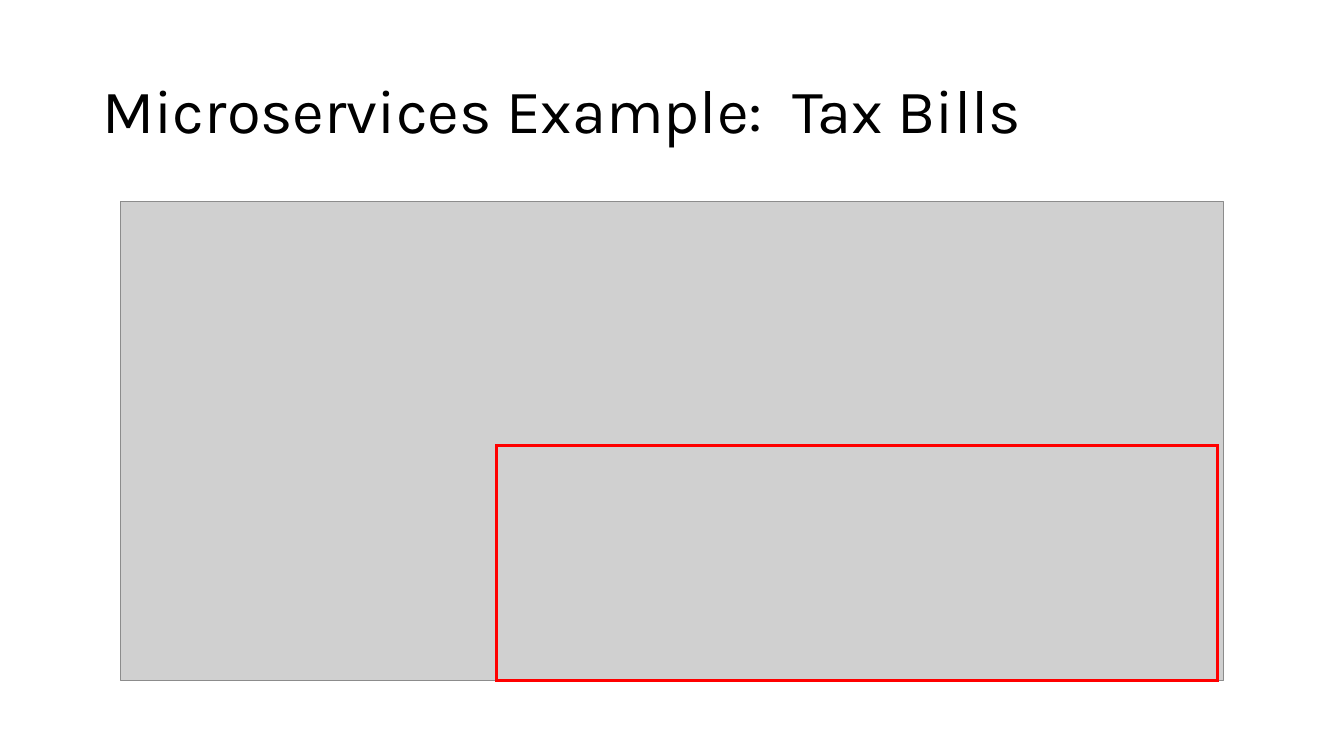
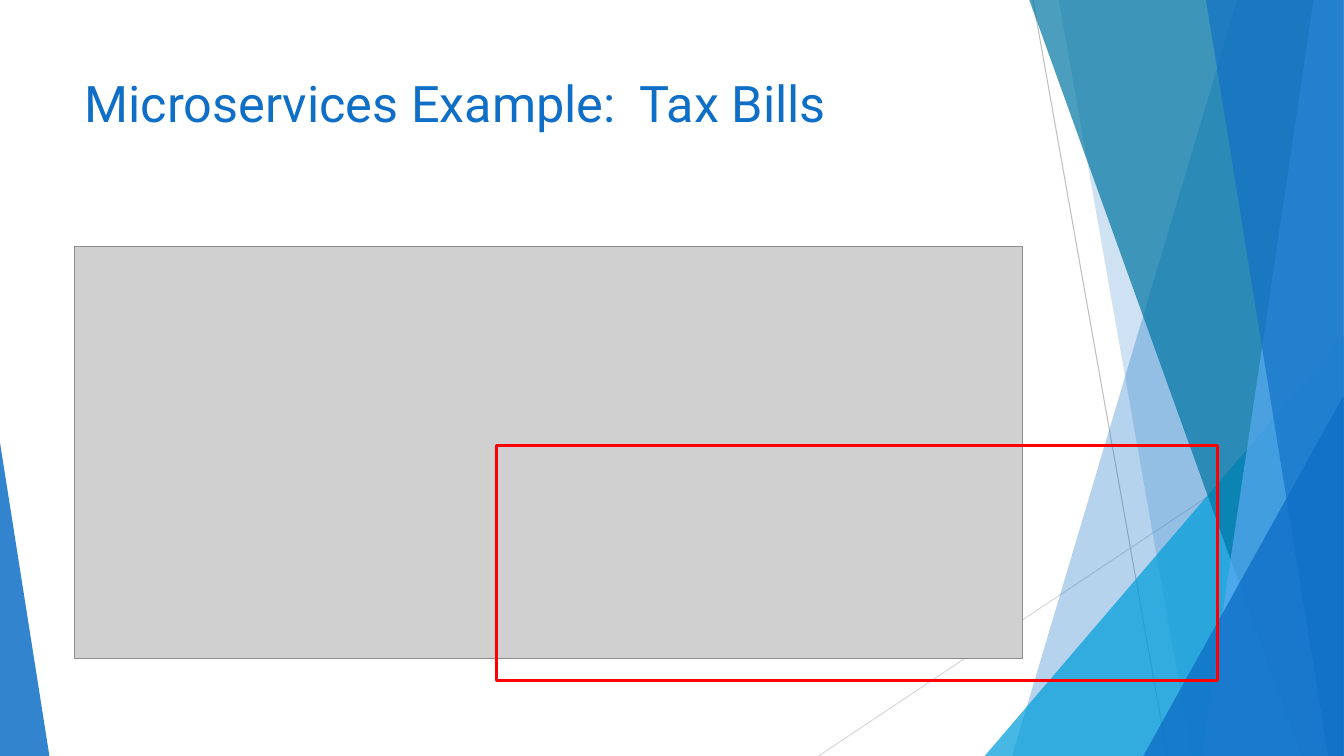
Before and after one commit to ericburcham/cloud-patterns-and-practices, a slide deck: slide 53 of presentation.pptx. Drawn at 1344x756 pixels with LibreOffice and Linux fonts; fonts in the diff are those of the drawing; grey boxes stand for pictures. Boxes give left, top, right and bottom in pixels: in the first picture for what was removed or moved away, otherwise in the second. Text is boxed around its words. In the diff, an @@ line names an element or a change of style, - is before the commit and + after.

Commit message:
style the presentation

```diff
--- a/presentation.pptx
+++ b/presentation.pptx
@@ title "Microservices Example: Tax Bills": place and size @@
-title "Microservices Example: Tax Bills" at <box>102,90,1021,148</box>
+title "Microservices Example: Tax Bills" at <box>85,84,826,133</box>
@@ title "Microservices Example: Tax Bills" at <box>85,84,826,133</box>: size 44 to 36 pt, font Karla to Roboto, text colour #000000 to #0F6FC6; line spacing 0.9 to 1; vertical alignment middle to top @@
@@ picture: place and size @@
-picture at <box>121,202,1224,682</box>
+picture at <box>75,246,1022,658</box>
@@ group added at <box>0,0,1344,756</box>: 5 freeform shapes, 3 triangles, 2 lines @@
```
Also in this commit, not shown: 90 other slides changed.
